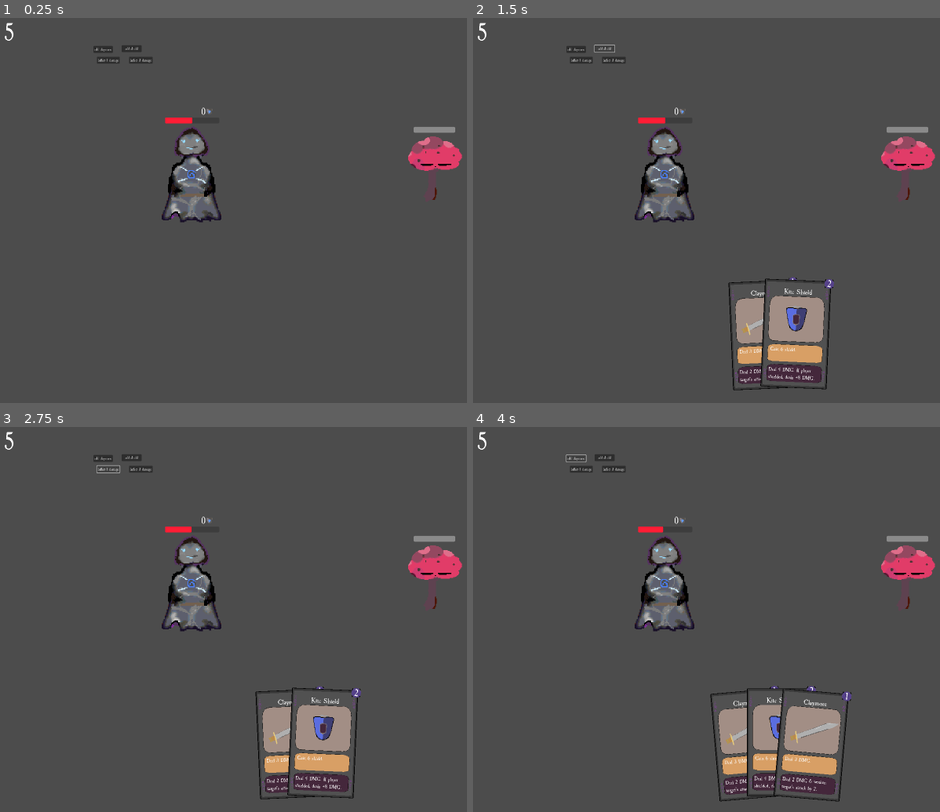
Above: before the commit, frames 1-4 (two rows, left to right).
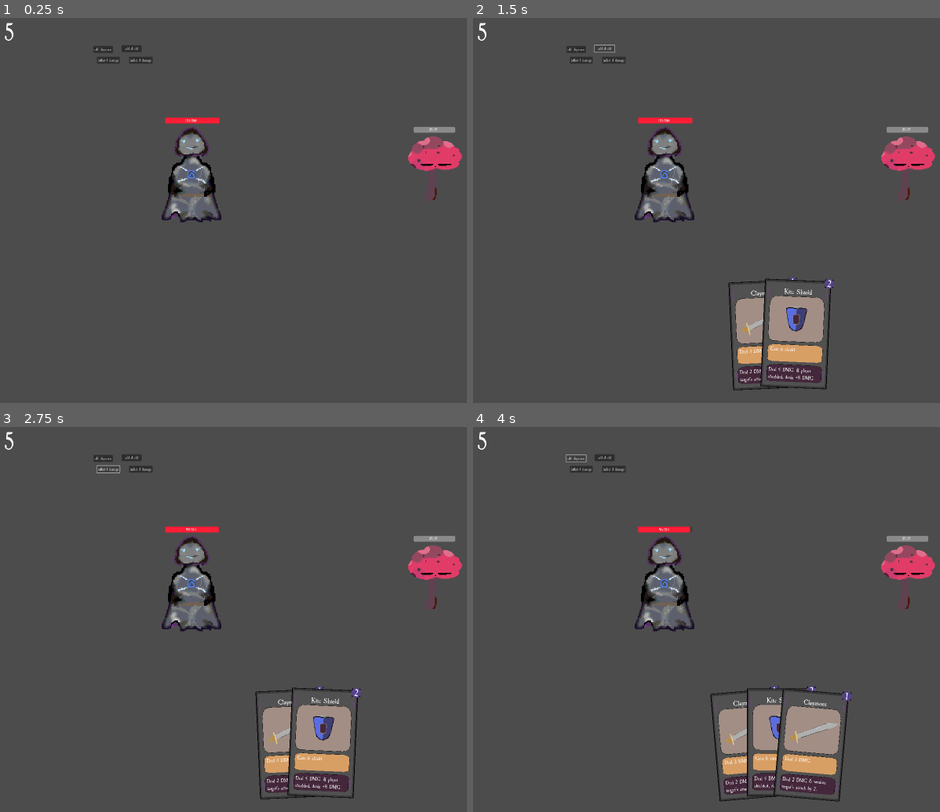
Above: after the commit, the same moments.

Repository: n0x1/Cardtrick
Game: Godot game, scene res://scenes/Main.tscn
The game is run twice, just before and just after one commit, with the same random seed, the same clock (stepped at 60 frames per second) and the same inputs.
Inputs:
- Up to frame 1 (0.25 s): no input
- Up to frame 2 (1.5 s): click "add claymore" at 0.5 s; click "add shield" at 1.25 s
- Up to frame 3 (2.75 s): click "Inflict 1 damage" at 2 s
- Up to frame 4 (4 s): click "Inflict 3 damage" at 2.75 s; click "add claymore" at 3.5 s

The runs differ from the first frame. In frame 1, 0.1% of the frame differs, in the area x 39-94%, y 23-30%; in frame 2, 0.1%; in frame 3, 0.1%; in frame 4, 0.1%.

Commit message:
mana checking

Diff:
--- a/scenes/Main.tscn
+++ b/scenes/Main.tscn
@@ -25,7 +25,6 @@
 [node name="PlayerCharacter" type="Node2D" parent="GameScreen"]
 position = Vector2(693, 725)
 script = ExtResource("2_4j42c")
-health = 50
 
 [node name="PlayerSprite" type="Sprite2D" parent="GameScreen/PlayerCharacter"]
 position = Vector2(181, 176)
@@ -38,22 +37,32 @@
 offset_right = 294.0
 offset_bottom = -266.0
 theme_override_styles/fill = SubResource("StyleBoxFlat_70d4t")
-value = 50.0
+value = 100.0
 show_percentage = false
 
-[node name="ShieldNum" type="Label" parent="GameScreen/PlayerCharacter"]
-offset_left = 179.0
-offset_top = -337.0
-offset_right = 238.0
-offset_bottom = -288.0
-theme_override_font_sizes/font_size = 40
-text = "1"
-horizontal_alignment = 2
+[node name="HealthText" type="Label" parent="GameScreen/PlayerCharacter/Healthbar"]
+layout_mode = 0
+offset_left = 25.0
+offset_top = 3.0
+offset_right = 187.0
+offset_bottom = 23.0
+text = "100/100"
+horizontal_alignment = 1
 
-[node name="ShieldIcon" type="Sprite2D" parent="GameScreen/PlayerCharacter"]
+[node name="Shield" type="Sprite2D" parent="GameScreen/PlayerCharacter"]
+visible = false
 position = Vector2(254, -317)
 scale = Vector2(1.15625, 1.125)
 texture = ExtResource("5_4i1j7")
+
+[node name="ShieldNum" type="Label" parent="GameScreen/PlayerCharacter/Shield"]
+offset_left = -73.5135
+offset_top = -19.5555
+offset_right = -14.5135
+offset_bottom = 29.4445
+theme_override_font_sizes/font_size = 40
+text = "0"
+horizontal_alignment = 2
 
 [node name="EnemyCharacter" type="Node2D" parent="GameScreen"]
 position = Vector2(1737, 641)
@@ -74,6 +83,30 @@
 max_value = 25.0
 value = 25.0
 show_percentage = false
+
+[node name="HealthText" type="Label" parent="GameScreen/EnemyCharacter/Healthbar"]
+layout_mode = 0
+offset_left = 8.0
+offset_top = 2.0
+offset_right = 155.0
+offset_bottom = 24.0
+text = "25/25"
+horizontal_alignment = 1
+
+[node name="Shield" type="Sprite2D" parent="GameScreen/EnemyCharacter"]
+visible = false
+position = Vector2(188, -195)
+scale = Vector2(1.15625, 1.125)
+texture = ExtResource("5_4i1j7")
+
+[node name="ShieldNum" type="Label" parent="GameScreen/EnemyCharacter/Shield"]
+offset_left = -73.5135
+offset_top = -19.5555
+offset_right = -14.5135
+offset_bottom = 29.4445
+theme_override_font_sizes/font_size = 40
+text = "0"
+horizontal_alignment = 2
 
 [node name="ManaAmount" type="Label" parent="."]
 offset_left = 109.0
--- a/scripts/Character.gd
+++ b/scripts/Character.gd
@@ -7,9 +7,11 @@
 @export var mana: int = 5
 
 func spend_mana(amount: int):
-	#if mana - amount >= 0:
-	mana -= amount
-	#else:
+	if mana - amount >= 0:
+		mana -= amount
+		return true
+	else:
+		return false
 		#display some message or error sound
 
 func take_damage(amount: int):
@@ -41,8 +43,11 @@
 		($Healthbar as ProgressBar).max_value = max_health
 	if ($Healthbar as ProgressBar).value != health:
 		($Healthbar as ProgressBar).value = health
+	($"Healthbar/HealthText").set_text(str(health) + "/" + str(max_health))
 
-
+func update_shield_icon_values():
+	$"Shield".visible = shield > 0 # returns true or false
+	$"Shield/ShieldNum".set_text(str(shield))
 # Called when the node enters the scene tree for the first time.
 func _ready():
 	pass # Replace with function body.
@@ -51,3 +56,4 @@
 # Called every frame. 'delta' is the elapsed time since the previous frame.
 func _process(delta):
 	update_healthbar()
+	update_shield_icon_values()
--- a/scripts/Hand.gd
+++ b/scripts/Hand.gd
@@ -102,8 +102,9 @@
 		else:
 			unstage_cards()
 			stage_card(current_seleted_card_index)
-	if card_staged == true and staged_index >= 0: # handle playing of the card
-	#!! remove_card returns the object and use card.get_card_name() to get its name as string!!
+	if card_staged == true and staged_index >= 0 and int($ManaAmount.get_text()) - hand[staged_index].get_card_cost(): # handle playing of the card
+	#!! remove_card just returns hand[index] passed in
+
 		if event.is_action_pressed("keypress_j"): #play J
 			var card = remove_card(staged_index)
 			var card_name = card.get_card_name()
--- a/scripts/Main.gd
+++ b/scripts/Main.gd
@@ -10,13 +10,12 @@
 # Called every frame. 'delta' is the elapsed time since the previous frame.
 func _process(delta):
 	$ManaAmount.set_text(str($GameScreen/PlayerCharacter.mana))
-	$GameScreen/PlayerCharacter/ShieldNum.set_text(str($GameScreen/PlayerCharacter.shield))
 	if $GameScreen/PlayerCharacter.health <= 0:
 		print("game over")
 		# add actual mechanic so they acnt play
 
 
-func _on_deck_hand_card_activated(card: UsableCard, action: String):
+func _on_deck_hand_card_activated(card: UsableCard, action: String, hand):
 	card.activate({
 		"caster": $GameScreen/PlayerCharacter,
 		"targets": [$GameScreen/EnemyCharacter], # change this to an index this is for debugging
@@ -25,6 +24,7 @@
 	})
 
 
+
 func _on_inflict_1_button_pressed():
 	player_character.take_damage(1)
 
--- a/scripts/UsableCard.gd
+++ b/scripts/UsableCard.gd
@@ -40,3 +40,6 @@
 
 func get_card_name():
 	return $Card.CardName
+
+func get_card_cost() -> int:
+	return $Card.CardCost
--- a/scripts/cards/ClaymoreActions.gd
+++ b/scripts/cards/ClaymoreActions.gd
@@ -2,21 +2,28 @@
 
 func activate(game_state: Dictionary):
 	var caster = game_state.get("caster")
+	var card = game_state.get("card")
 	var targets = game_state.get("targets")
 	var action = game_state.get("action")
 	#spend mana/cost
-	caster.spend_mana(1) # can also implement function to get cost but const in code is easy
+	if caster.spend_mana(1) == true: # can also implement function to get cost but const in code is easy
 
-	if action == "play":
-		play(targets)
-	elif action == "throw":
-		throw(targets)
-	elif action == "rip": # rip combines both effects
-		play(targets)
-		throw(targets)
-	else:
-		print("INVALID action passed (??)!!!")
-		return(null)
+		if action == "play":
+			play(targets)
+		elif action == "throw":
+			throw(targets)
+		elif action == "rip": # rip combines both effects
+			play(targets)
+			throw(targets)
+		else:
+			print("INVALID action passed (??)!!!")
+			return(null)
+
+
+
+
+
+
 
 
 func play(targets):
--- a/scripts/cards/ShieldActions.gd
+++ b/scripts/cards/ShieldActions.gd
@@ -6,18 +6,18 @@
 	var targets = game_state.get("targets")
 	var action = game_state.get("action")
 
-	caster.spend_mana(2) # can also implement function to get cost but const is easier
+	if caster.spend_mana(2) == true: # can also implement function to get cost but const is easier
 
-	if action == "play":
-		play(caster)
-	elif action == "throw":
-		throw(caster, targets)
-	elif action == "rip": # rip combines both effects
-		play(caster)
-		throw(caster, targets)
-	else:
-		print("INVALID action passed (??)!!!")
-		return(null)
+		if action == "play":
+			play(caster)
+		elif action == "throw":
+			throw(caster, targets)
+		elif action == "rip": # rip combines both effects
+			play(caster)
+			throw(caster, targets)
+		else:
+			print("INVALID action passed (??)!!!")
+			return(null)
 
 
 func play(caster):
